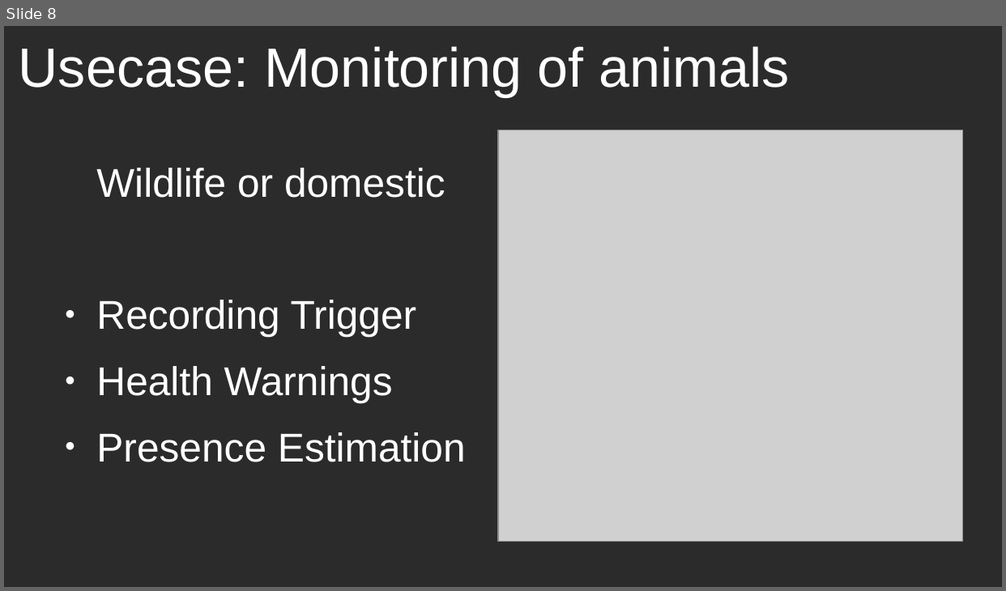
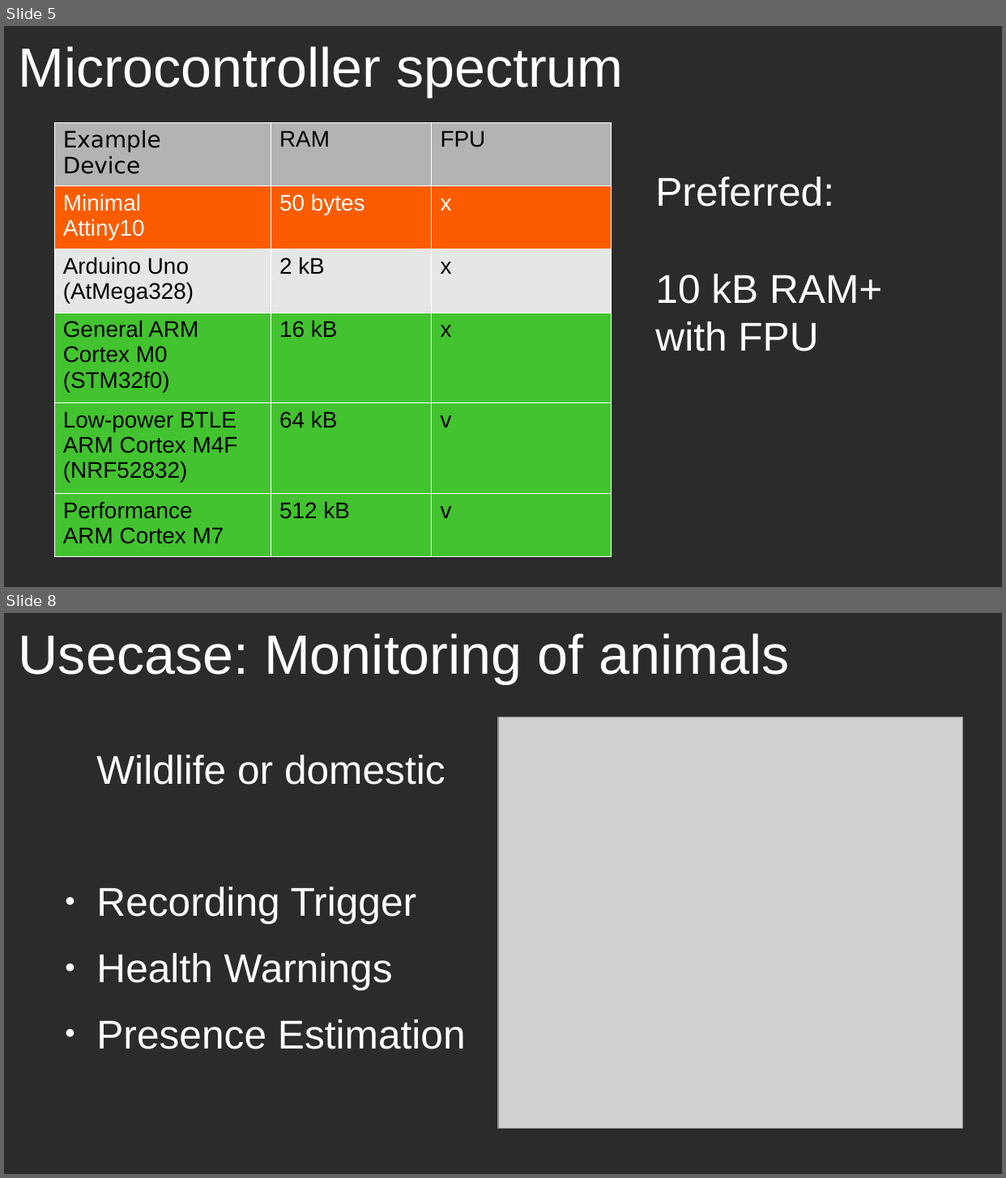
Before and after one commit to jonnor/embeddedml, a slide deck: doc/euroscipy2018/slides.odp. Shown one above the other, each under a label of ours: slide 8 before the commit, slides 5 and 8 after it; the slides between them are not shown. The pictures are 1006x591 and 1006x1178 pixels, drawn with LibreOffice and Linux fonts; fonts in the diff are those of the drawing; grey boxes stand for pictures; background and template pictures are left out; a plain dark background stands for a picture behind light text. Boxes give left, top, right and bottom in pixels: in the first picture for what was removed or moved away, otherwise in the second. Text is boxed around its words. In the diff, an @@ line names an element or a change of style, - is before the commit and + after.

```diff
--- a/doc/euroscipy2018/slides.odp
+++ b/doc/euroscipy2018/slides.odp
@@ slide 5 added at (4,26,1002,587), background picture (left out) @@
@@ title added at (19,46,624,97), 44 pt, text #FFFFFF @@
+Microcontroller spectrum
@@ table added at (53,122,611,548), 6 rows, 3 columns @@
+Example / Device | RAM | FPU
+Minimal / Attiny10 | 50 bytes | x
+Arduino Uno / (AtMega328) | 2 kB | x
+General ARM Cortex M0 / (STM32f0) | 16 kB | x
+Low-power BTLE / ARM Cortex M4F / (NRF52832) | 64 kB | v
+Performance / ARM Cortex M7 | 512 kB | v
@@ text added at (655,177,882,352), 32 pt, text #FFFFFF @@
+Preferred:
+10 kB RAM+
+with FPU
```
Also in this commit, not shown: 13 slides changed, 1 slide removed, 3 other files.
